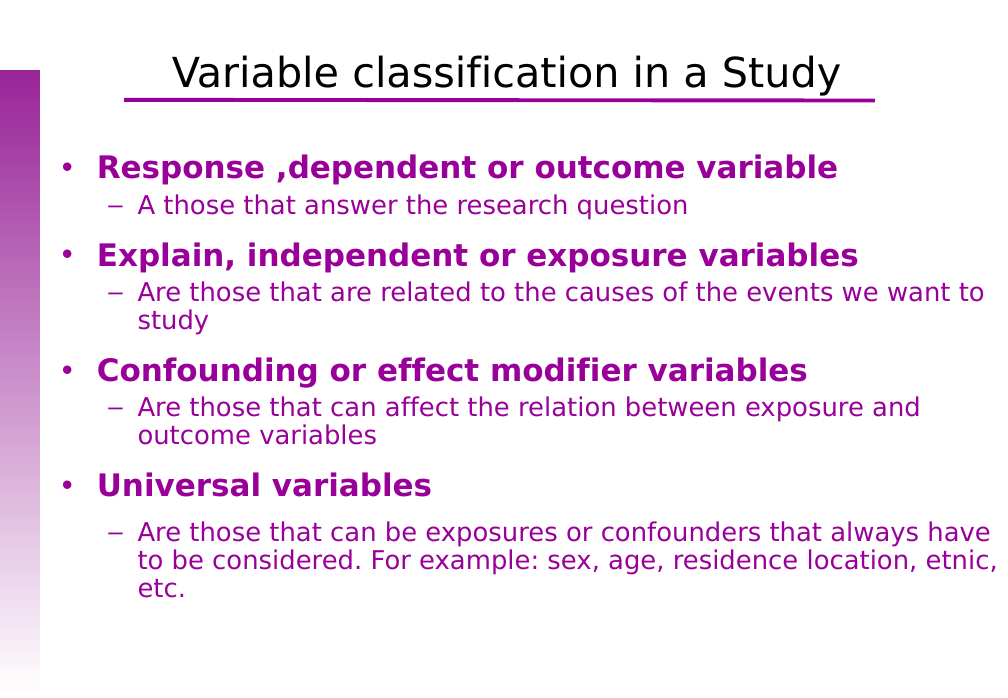
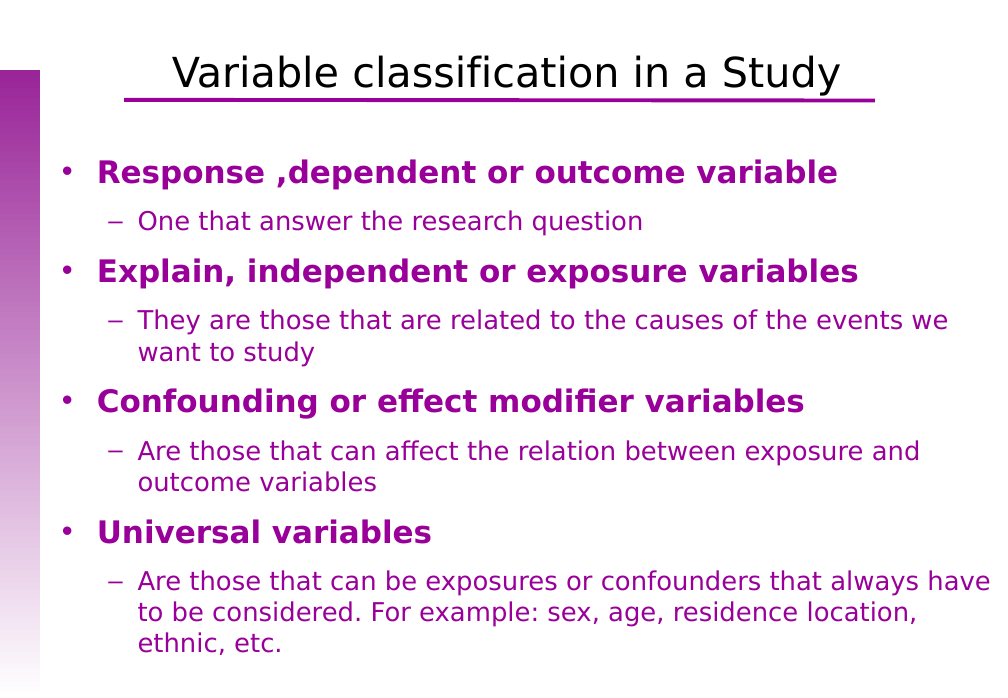
Before and after one commit to uebvhir/Course_Basic_Statistics-VHIO-2019, a slide deck: slide 9 of Sessio_2/EBB_2018_Session_2_Descriptive_analysis.ppt. Drawn at 1008x698 pixels with LibreOffice and Linux fonts; fonts in the diff are those of the drawing; background and template pictures are left out. Boxes give left, top, right and bottom in pixels: in the first picture for what was removed or moved away, otherwise in the second. Text is boxed around its words. In the diff, an @@ line names an element or a change of style, - is before the commit and + after.

```diff
--- a/Sessio_2/EBB_2018_Session_2_Descriptive_analysis.ppt
+++ b/Sessio_2/EBB_2018_Session_2_Descriptive_analysis.ppt
@@ text at (97, 159, 921, 544): line spacing 0.9 to 1; more space between paragraphs; less space between paragraphs @@
@@ text at (138, 210, 644, 236): text changed @@
-  – A those that answer the research question
+  – One that answer the research question
@@ text at (138, 309, 948, 366): text changed @@
-  – Are those that are related to the causes of the events we want to study
+  – They are those that are related to the causes of the events we want to study
@@ text at (138, 570, 990, 655): text changed @@
-  – Are those that can be exposures or confounders that always have to be considered. For example: sex, age, residence location, etnic, etc.
+  – Are those that can be exposures or confounders that always have to be considered. For example: sex, age, residence location, ethnic, etc.
```
Also in this commit, not shown: 21 other slides changed, 1 slide added, 1 slide removed, 1 other file.
